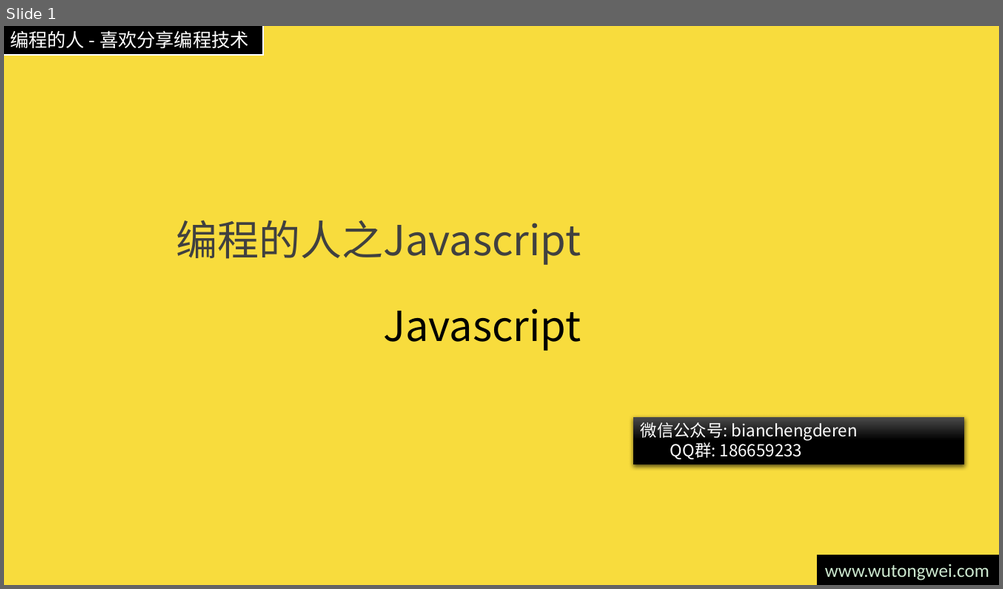
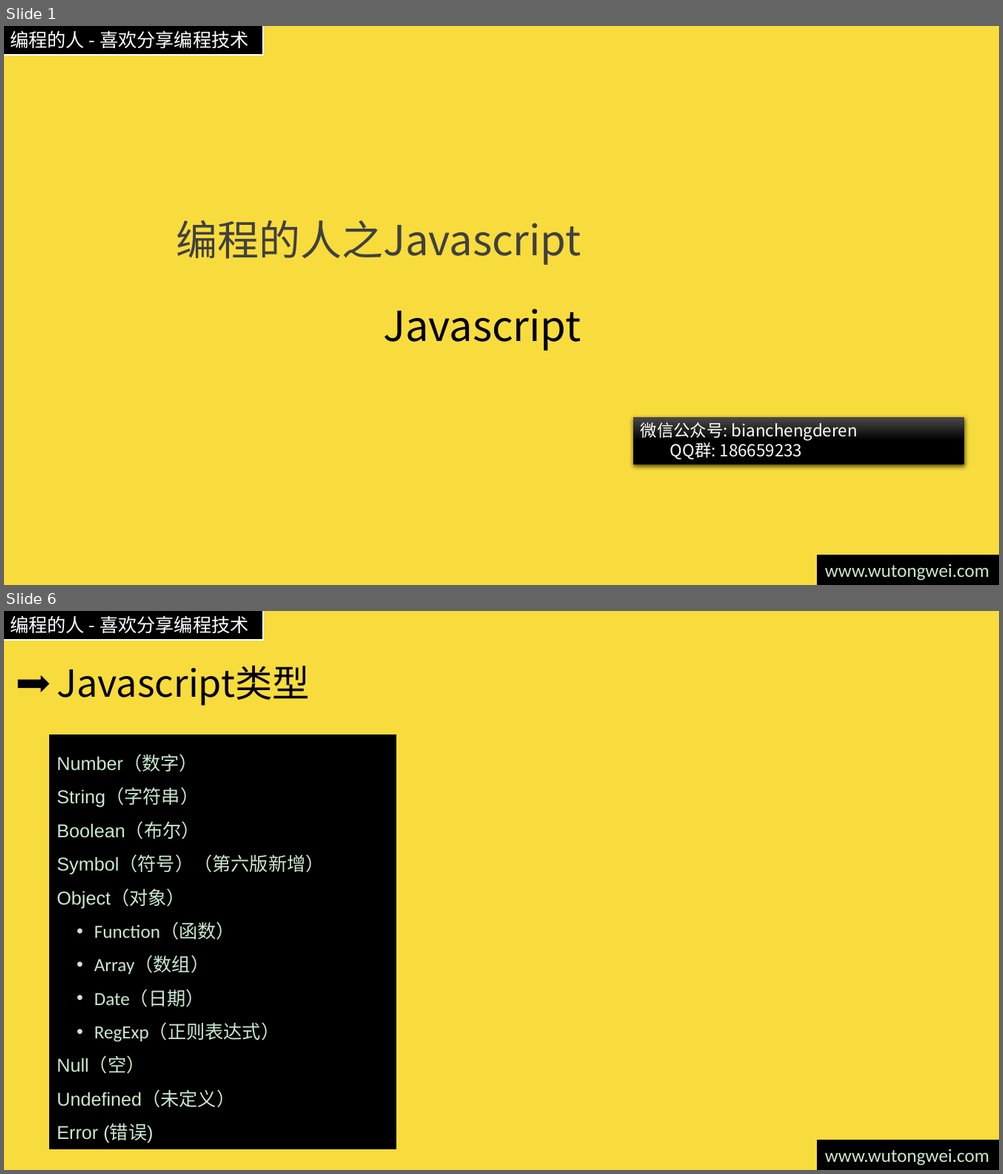
Before and after one commit to willculture/training, a slide deck: ppt/front-end/Javascript.pptx. Shown one above the other, each under a label of ours: slide 1 before the commit, slides 1 and 6 after it; the slides between them are not shown. The pictures are 1003x589 and 1003x1174 pixels, drawn with LibreOffice and Linux fonts; fonts in the diff are those of the drawing; background and template pictures are left out. Boxes give left, top, right and bottom in pixels: in the first picture for what was removed or moved away, otherwise in the second. Text is boxed around its words. In the diff, an @@ line names an element or a change of style, - is before the commit and + after.

```diff
--- a/ppt/front-end/Javascript.pptx
+++ b/ppt/front-end/Javascript.pptx
@@ slide 6 added at (4,611,999,1170), background #F8DC3D; not listed: 2 template elements that a slide beside it also shows @@
@@ right arrow added at (17,675,48,692), fill #000000 @@
@@ title added at (57,665,310,706), 36 pt, text #000000 @@
+Javascript类型
@@ rectangle added at (50,735,395,1149), fill #000000, outline #000000 1 pt, 18 pt, text #CCE8CF @@
+Number（数字）
+String（字符串）
+Boolean（布尔）
+Symbol（符号）（第六版新增）
+Object（对象）
+  • Function（函数）
+  • Array（数组）
+  • Date（日期）
+  • RegExp（正则表达式）
+Null（空）
+Undefined（未定义）
+Error (错误)
```
Also in this commit, not shown: 1 slide changed, 10 other slides added, 1 slide removed.
